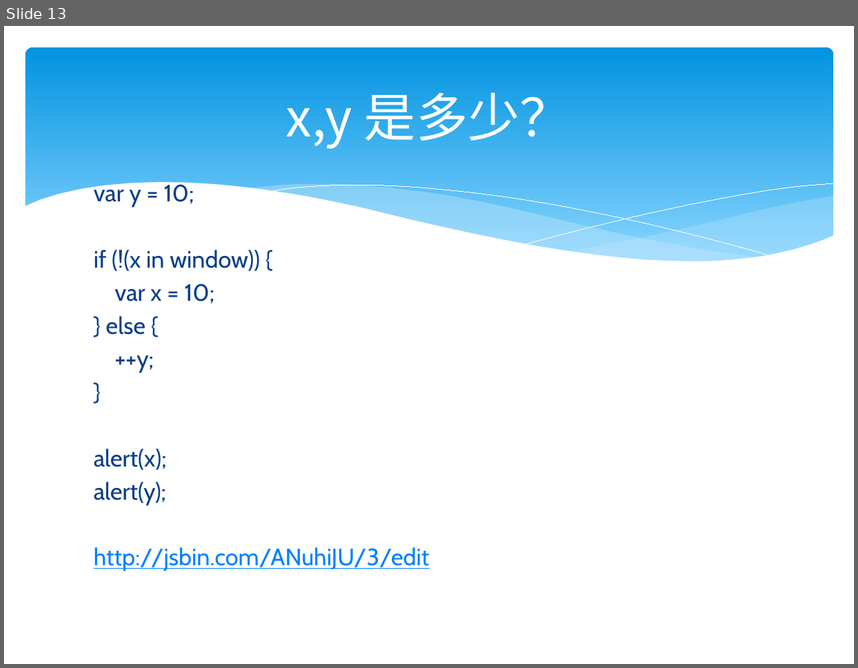
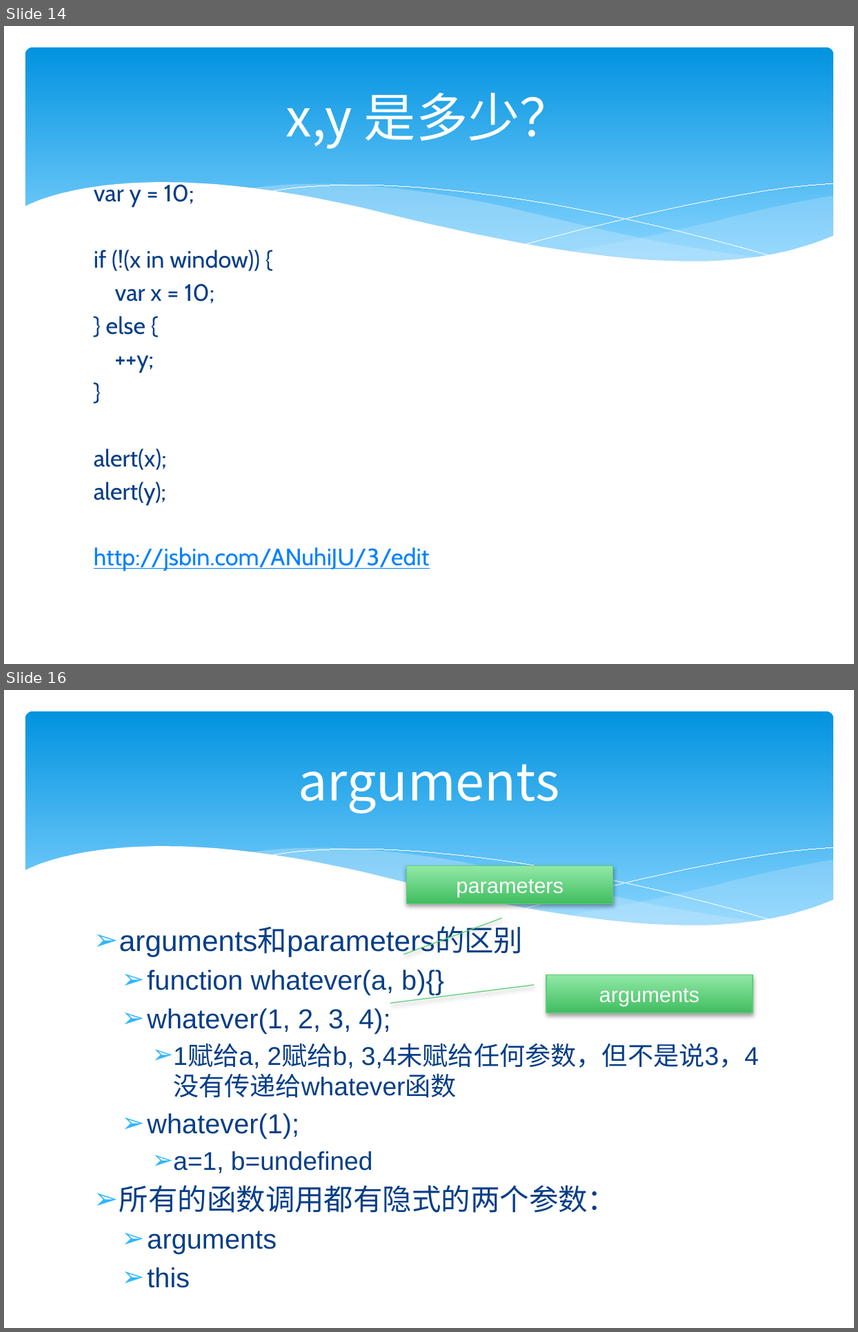
Before and after one commit to zjumty/jsfunc_training, a slide deck: JavaScriptFunctionObject.pptx. Shown one above the other, each under a label of ours: slide 13 before the commit, slides 14 and 16 after it; the slides between them are not shown. The pictures are 858x668 and 858x1332 pixels, drawn with LibreOffice and Linux fonts; fonts in the diff are those of the drawing. Boxes give left, top, right and bottom in pixels: in the first picture for what was removed or moved away, otherwise in the second. Text is boxed around its words. In the diff, an @@ line names an element or a change of style, - is before the commit and + after.

Commit message:
function invocation

```diff
--- a/JavaScriptFunctionObject.pptx
+++ b/JavaScriptFunctionObject.pptx
@@ slide 16 added at [4,690,854,1328], background #FFFFFF; not listed: 6 template elements that a slide beside it also shows @@
@@ title added at [298,764,559,814], 44 pt, text #FFFFFF @@
+arguments
@@ border callout added at [407,866,613,903], fill gradient #92E8A6 to #41BF60, outline #5BD078 0.75 pt, 18 pt, text #FFFFFF @@
+parameters
@@ text added at [119,927,759,1254], 23.2 pt, text #073E87 @@
+➢ arguments和parameters的区别
+  ➢ function whatever(a, b){}
+  ➢ whatever(1, 2, 3, 4);
+    ➢ 1赋给a, 2赋给b, 3,4未赋给任何参数，但不是说3，4没有传递给whatever函数
+  ➢ whatever(1);
+    ➢ a=1, b=undefined
+➢ 所有的函数调用都有隐式的两个参数：
+  ➢ arguments
+  ➢ this
@@ border callout added at [546,975,753,1012], fill gradient #92E8A6 to #41BF60, outline #5BD078 0.75 pt, 18 pt, text #FFFFFF @@
+arguments
@@ what was slide 13 is now slide 14 @@
```
Also in this commit, not shown: 7 other slides added, 2 other files.
